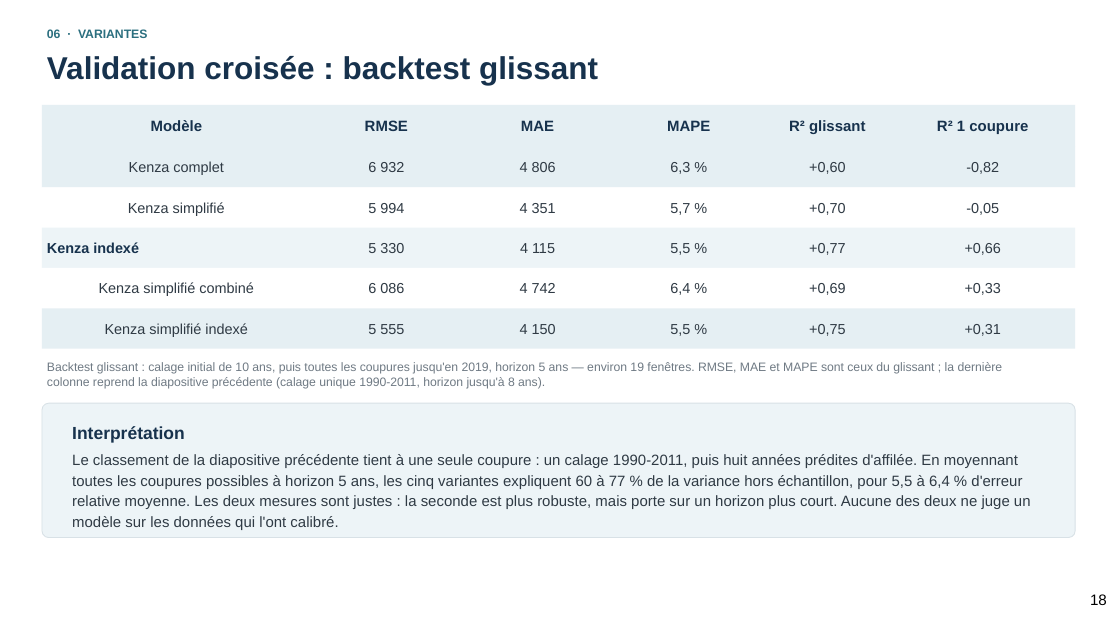
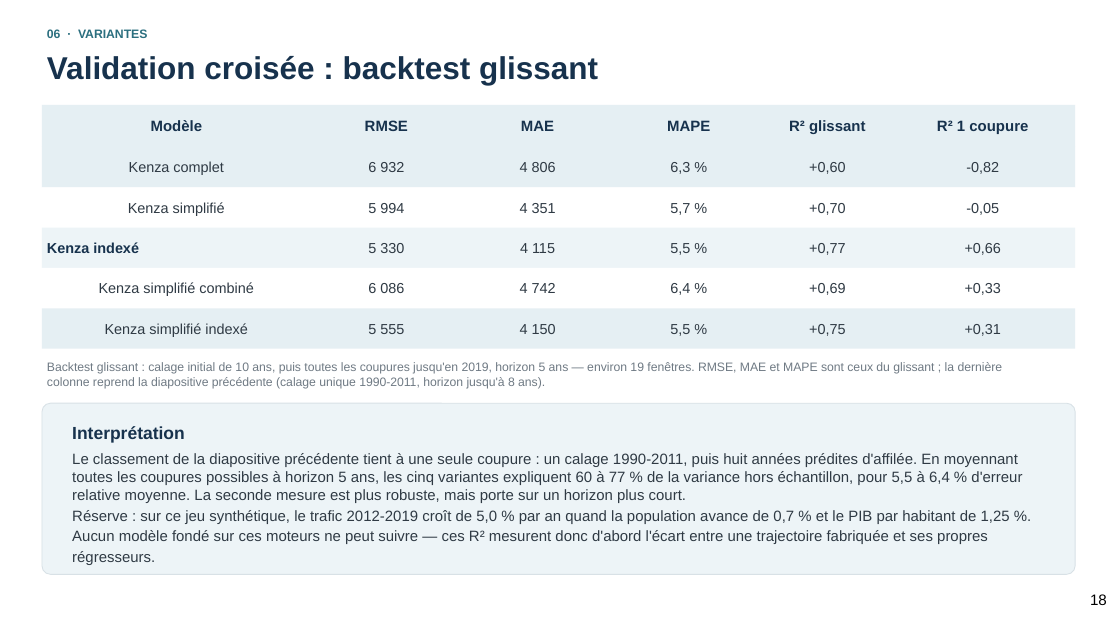
Before and after one commit to ChamaELKHEMSANI/prevision-Montreal, a slide deck: slide 18 of docs/Presentation_methode_Kenza.pptx. Drawn at 1120x630 pixels with LibreOffice and Linux fonts; fonts in the diff are those of the drawing. Boxes give left, top, right and bottom in pixels: in the first picture for what was removed or moved away, otherwise in the second. Text is boxed around its words. In the diff, an @@ line names an element or a change of style, - is before the commit and + after.

```diff
--- a/docs/Presentation_methode_Kenza.pptx
+++ b/docs/Presentation_methode_Kenza.pptx
@@ rounded rectangle: place and size @@
-rounded rectangle at [42,403,1075,538]
+rounded rectangle at [42,403,1075,575]
@@ text at [72,453,1022,565]: text changed @@
-Le classement de la diapositive précédente tient à une seule coupure : un calage 1990-2011, puis huit années prédites d'affilée. En moyennant toutes les coupures possibles à horizon 5 ans, les cinq variantes expliquent 60 à 77 % de la variance hors échantillon, pour 5,5 à 6,4 % d'erreur relative moyenne. Les deux mesures sont justes : la seconde est plus robuste, mais porte sur un horizon plus court. Aucune des deux ne juge un modèle sur les données qui l'ont calibré.
+Le classement de la diapositive précédente tient à une seule coupure : un calage 1990-2011, puis huit années prédites d'affilée. En moyennant toutes les coupures possibles à horizon 5 ans, les cinq variantes expliquent 60 à 77 % de la variance hors échantillon, pour 5,5 à 6,4 % d'erreur relative moyenne. La seconde mesure est plus robuste, mais porte sur un horizon plus court.
+Réserve : sur ce jeu synthétique, le trafic 2012-2019 croît de 5,0 % par an quand la population avance de 0,7 % et le PIB par habitant de 1,25 %. Aucun modèle fondé sur ces moteurs ne peut suivre — ces R² mesurent donc d'abord l'écart entre une trajectoire fabriquée et ses propres régresseurs.
```
Also in this commit, not shown: 2 other files.
